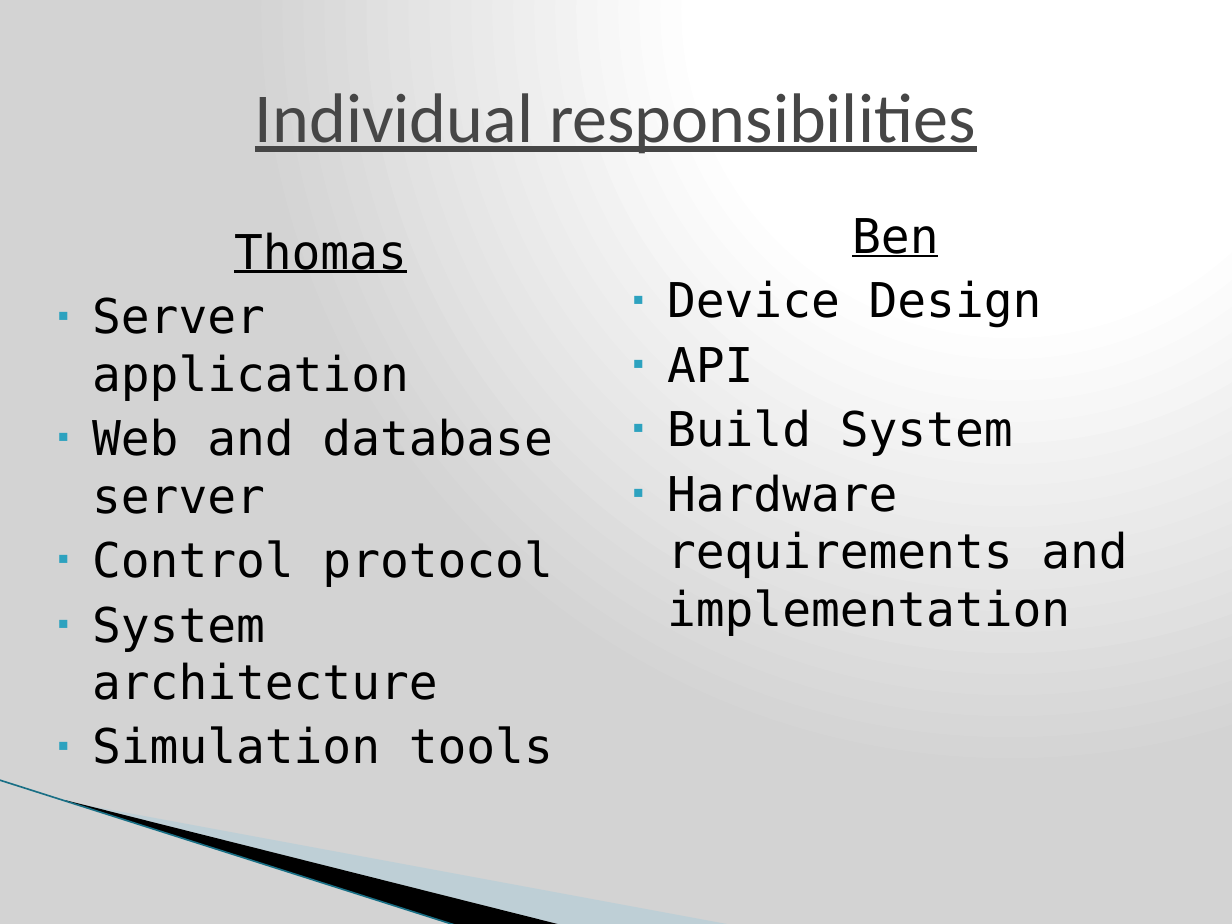
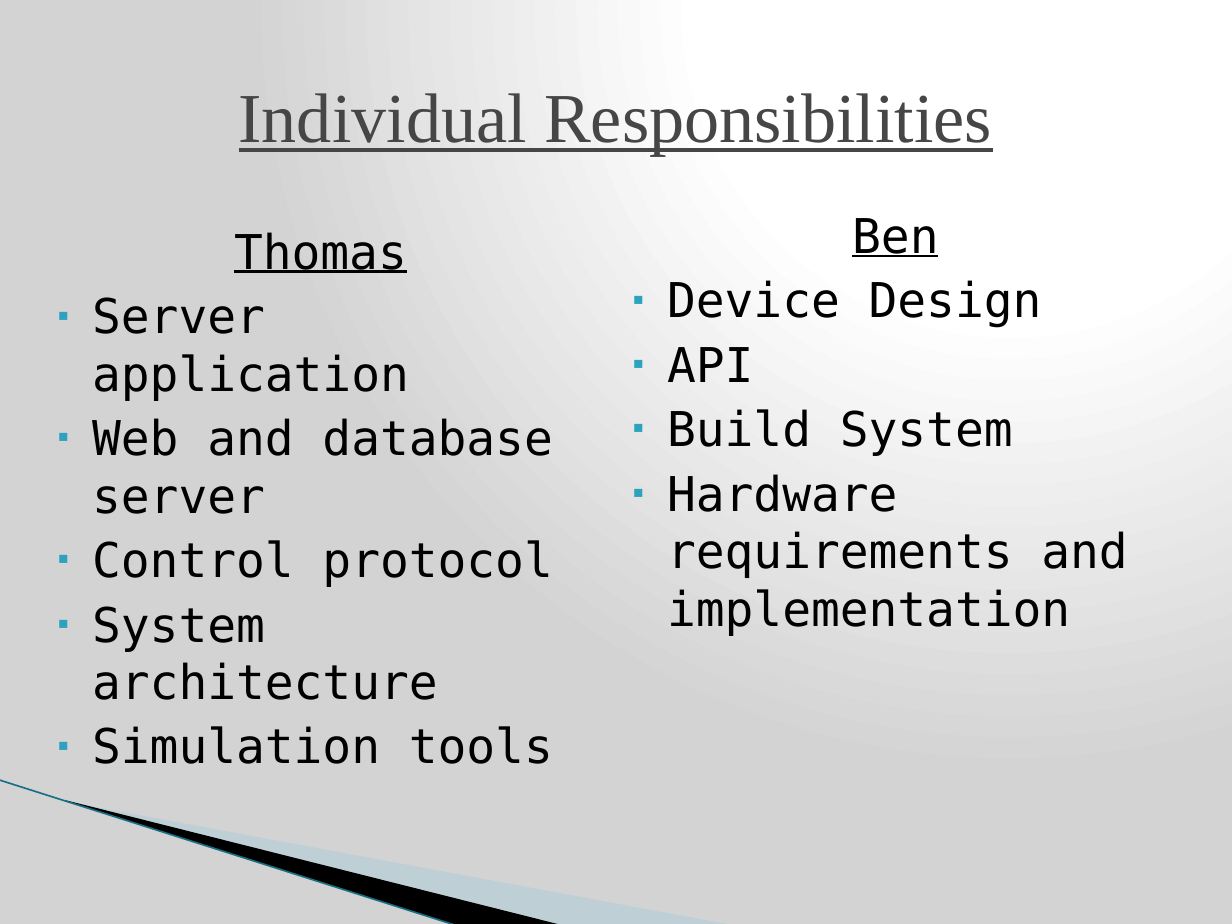
Before and after one commit to nomastmas/raichu, a slide deck: slide 23 of docs/final_presentation_release.pptx. Drawn at 1232x924 pixels with LibreOffice and Linux fonts; fonts in the diff are those of the drawing; background and template pictures are left out. Boxes give left, top, right and bottom in pixels: in the first picture for what was removed or moved away, otherwise in the second. Text is boxed around its words. In the diff, an @@ line names an element or a change of style, - is before the commit and + after.

```diff
--- a/docs/final_presentation_release.pptx
+++ b/docs/final_presentation_release.pptx
@@ title at [239, 93, 992, 156]: text changed; font Calibri to Times New Roman @@
-Individual responsibilities
+Individual Responsibilities
```
Also in this commit, not shown: 20 other slides changed.
